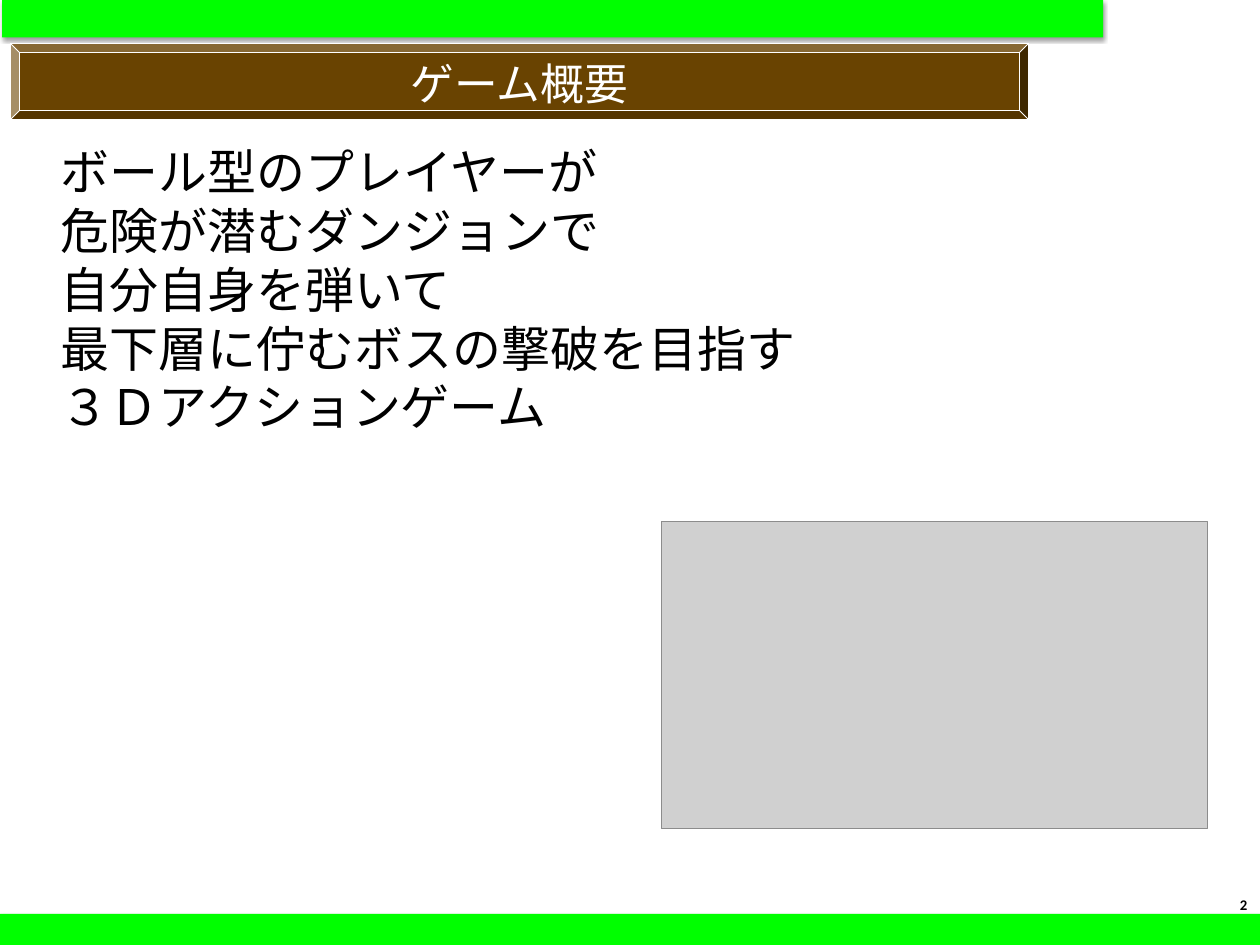
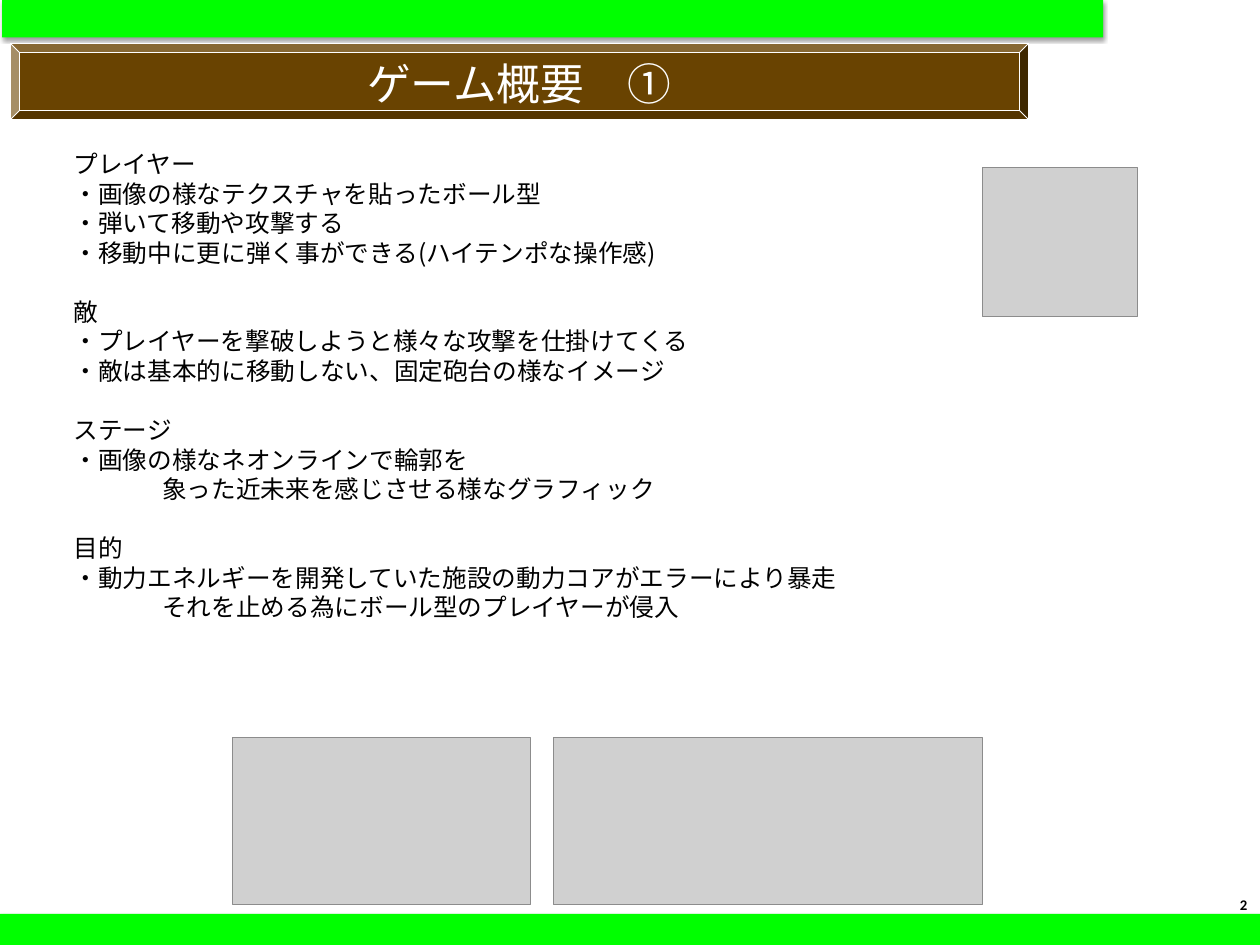
Before and after one commit to YuMild/GameAwards, a slide deck: slide 2 of Plan/日本ゲーム大賞22_企画書シート0202.pptx. Drawn at 1260x945 pixels with LibreOffice and Linux fonts; fonts in the diff are those of the drawing; grey boxes stand for pictures. Boxes give left, top, right and bottom in pixels: in the first picture for what was removed or moved away, otherwise in the second. Text is boxed around its words. In the diff, an @@ line names an element or a change of style, - is before the commit and + after.

```diff
--- a/Plan/日本ゲーム大賞22_企画書シート0202.pptx
+++ b/Plan/日本ゲーム大賞22_企画書シート0202.pptx
@@ text in bevel at box(367, 63, 672, 111): text changed @@
-ゲーム概要
+ゲーム概要 ①
@@ text at box(74, 152, 837, 618): text changed; size 39.8 to 20 pt @@
-ボール型のプレイヤーが
-危険が潜むダンジョンで
-自分自身を弾いて
-最下層に佇むボスの撃破を目指す
-３Ｄアクションゲーム
+プレイヤー
+・画像の様なテクスチャを貼ったボール型
+・弾いて移動や攻撃する
+・移動中に更に弾く事ができる(ハイテンポな操作感)
+敵
+・プレイヤーを撃破しようと様々な攻撃を仕掛けてくる
+・敵は基本的に移動しない、固定砲台の様なイメージ
+ステージ
+・画像の様なネオンラインで輪郭を
+象った近未来を感じさせる様なグラフィック
+目的
+・動力エネルギーを開発していた施設の動力コアがエラーにより暴走
+それを止める為にボール型のプレイヤーが侵入
@@ picture added at box(983, 167, 1138, 317) @@
@@ picture removed at box(661, 521, 1208, 828) @@
@@ picture added at box(233, 737, 531, 905) @@
@@ picture added at box(554, 737, 983, 905) @@
```
Also in this commit, not shown: 3 other slides changed, 8 slides added, 1 slide removed, 22 other files.
